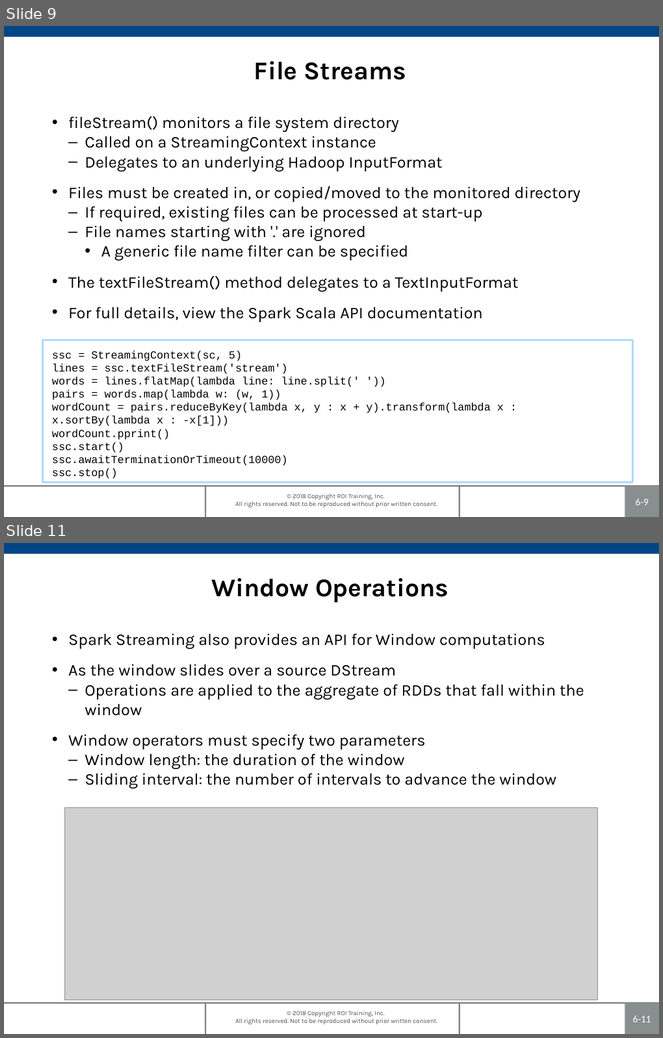
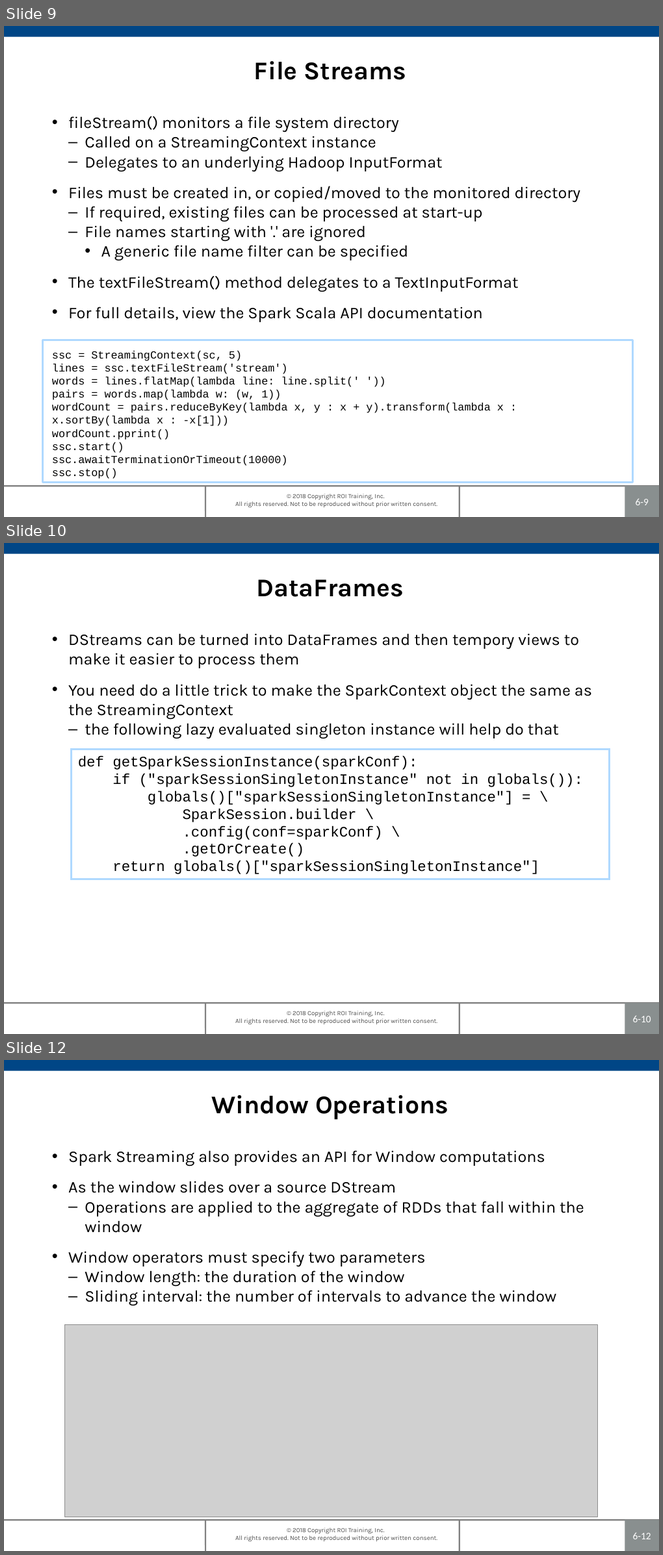
Before and after one commit to roitraining/SparkProgram, a slide deck: Day5/Ch06_SparkStreaming.pptx. Shown one above the other, each under a label of ours: slides 9 and 11 before the commit, slides 9, 10 and 12 after it; the slides between them are not shown. The pictures are 663x1038 and 663x1555 pixels, drawn with LibreOffice and Linux fonts; fonts in the diff are those of the drawing; grey boxes stand for pictures; background and template pictures are left out. Boxes give left, top, right and bottom in pixels: in the first picture for what was removed or moved away, otherwise in the second. Text is boxed around its words. In the diff, an @@ line names an element or a change of style, - is before the commit and + after.

```diff
--- a/Day5/Ch06_SparkStreaming.pptx
+++ b/Day5/Ch06_SparkStreaming.pptx
@@ slide 10 added at (4, 543, 659, 1034), background #FFFFFF; not listed: 6 template elements that a slide beside it also shows @@
@@ title added at (257, 579, 404, 597), 28 pt, text #000000, bold @@
+DataFrames
@@ text added at (68, 633, 592, 739), 18 pt, text #000000 @@
+• DStreams can be turned into DataFrames and then tempory views to make it easier to process them
+• You need do a little trick to make the SparkContext object the same as the StreamingContext
+  – the following lazy evaluated singleton instance will help do that
@@ rectangle added at (72, 750, 609, 879), outline #AFD9FF 2.24 pt, 16 pt, text #000000 @@
+def getSparkSessionInstance(sparkConf):
+if ("sparkSessionSingletonInstance" not in globals()):
+globals()["sparkSessionSingletonInstance"] = \
+SparkSession.builder \
+.config(conf=sparkConf) \
+.getOrCreate()
+return globals()["sparkSessionSingletonInstance"]
@@ what was slide 11 is now slide 12 @@
@@ page number at (633, 1533, 651, 1540): text changed @@
-6-11
+6-12
```
Also in this commit, not shown: 1 slide changed, 1 other slide added, 1 slide removed, 10 other files.
